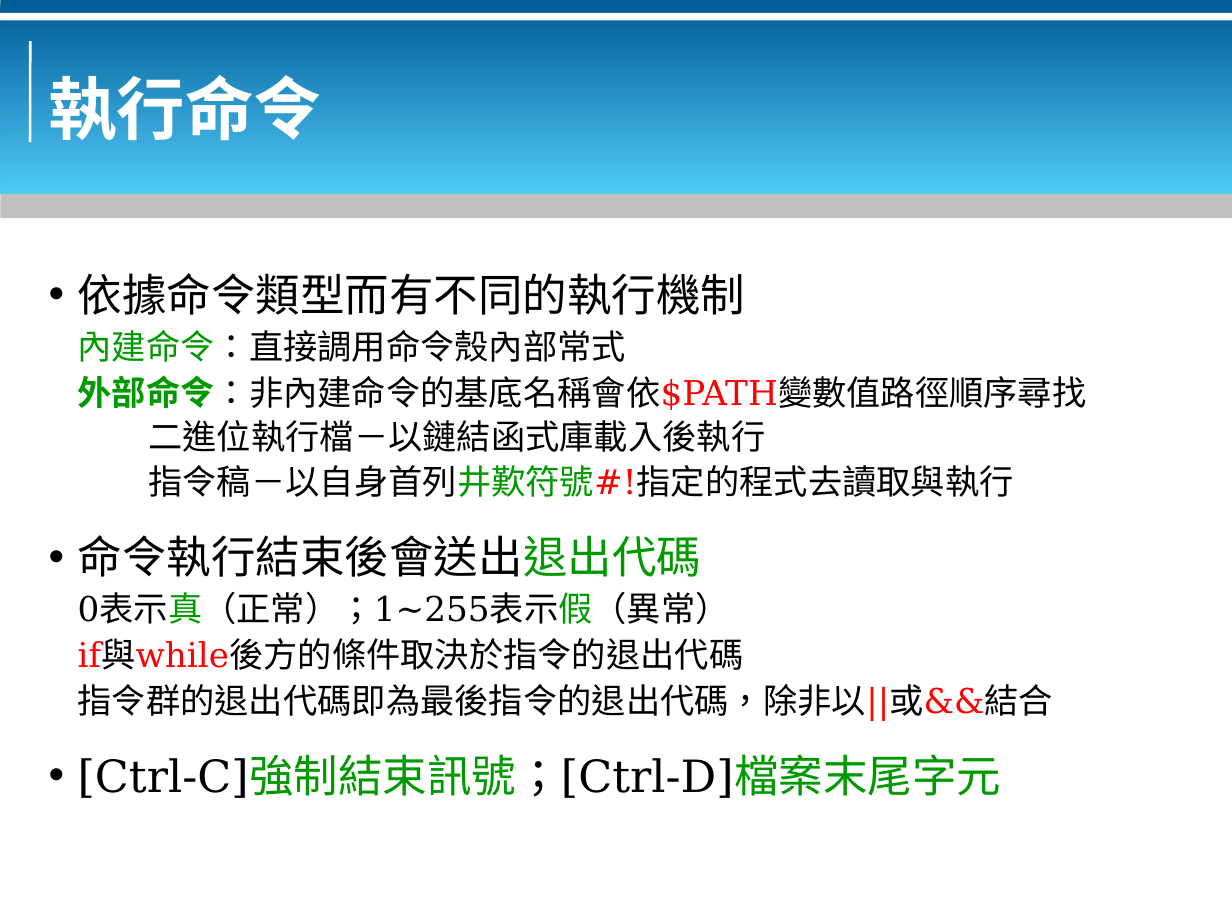
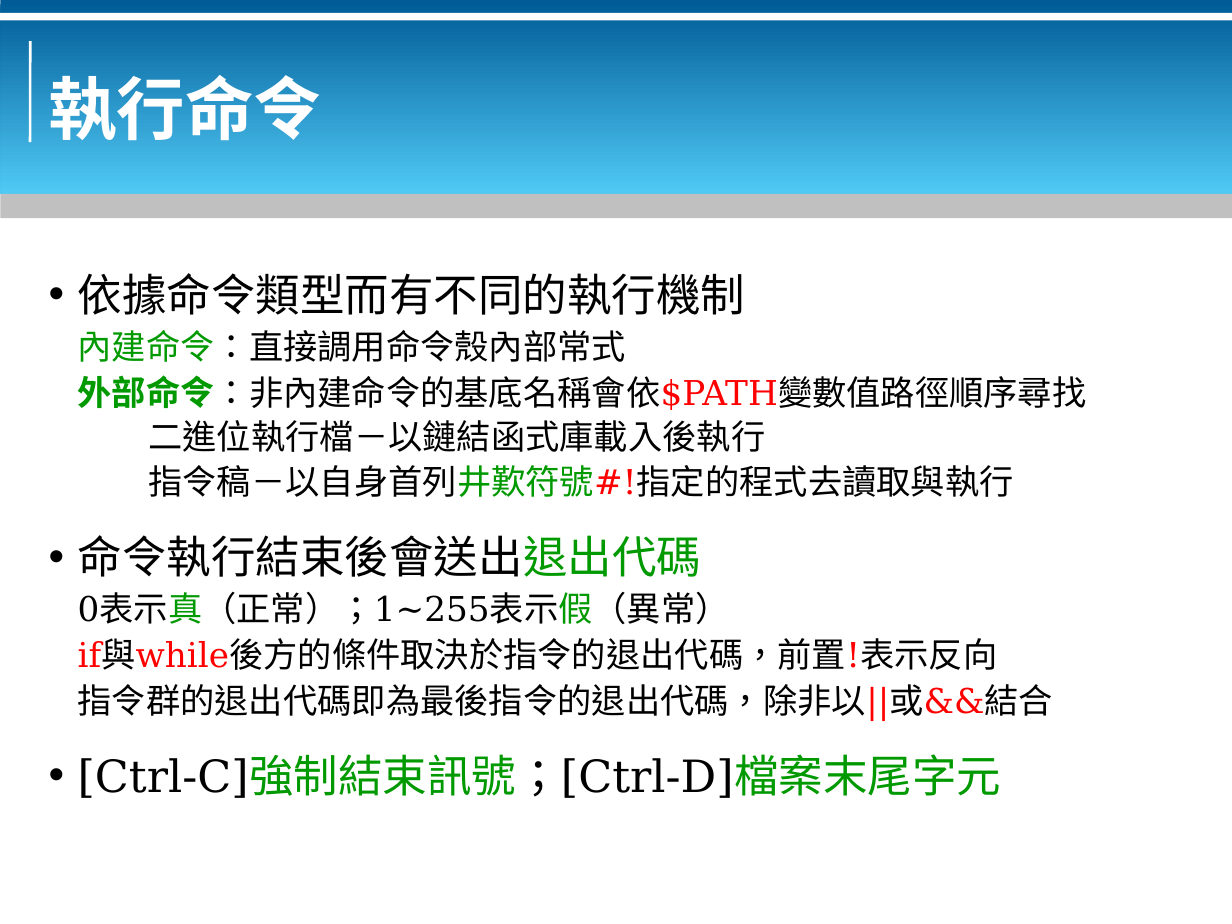
Before and after one commit to bluebat/.presentations, a slide deck: slide 16 of bash-basics.odp. Drawn at 1232x924 pixels with LibreOffice and Linux fonts; fonts in the diff are those of the drawing; background and template pictures are left out. Boxes give left, top, right and bottom in pixels: in the first picture for what was removed or moved away, otherwise in the second. Text is boxed around its words. In the diff, an @@ line names an element or a change of style, - is before the commit and + after.

```diff
--- a/bash-basics.odp
+++ b/bash-basics.odp
@@ text at [78,640,998,670]: text changed @@
-if與while後方的條件取決於指令的退出代碼
+if與while後方的條件取決於指令的退出代碼，前置!表示反向
```
Also in this commit, not shown: 1 other slide changed.
